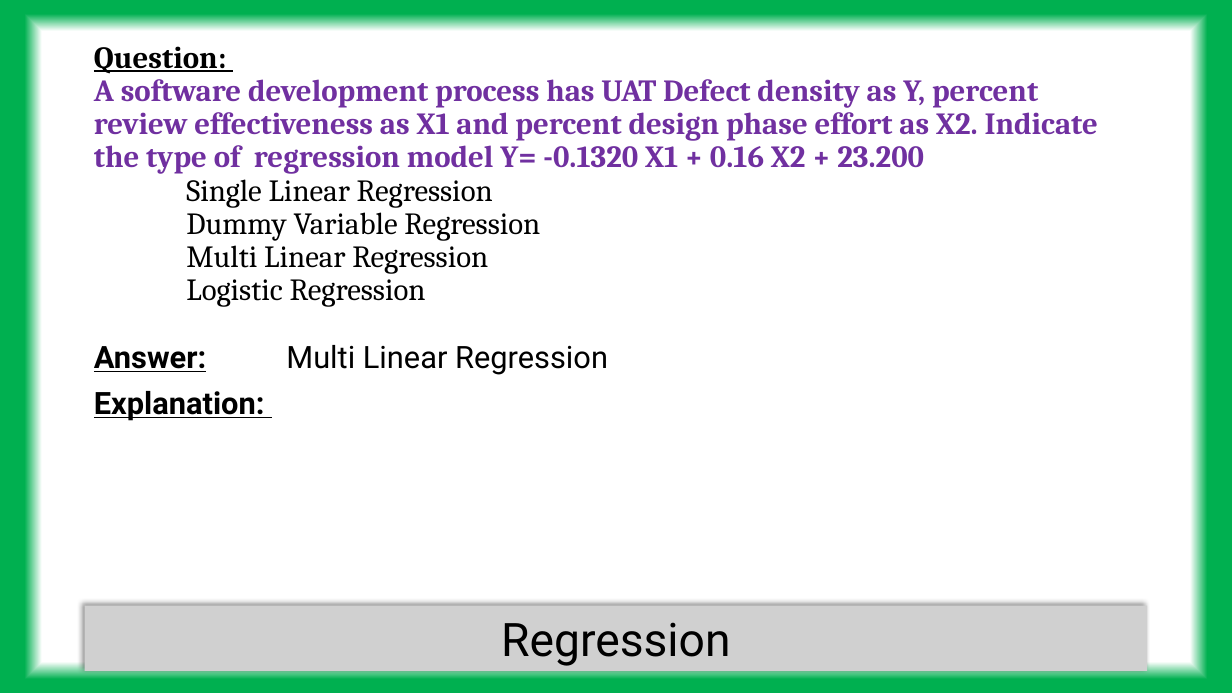
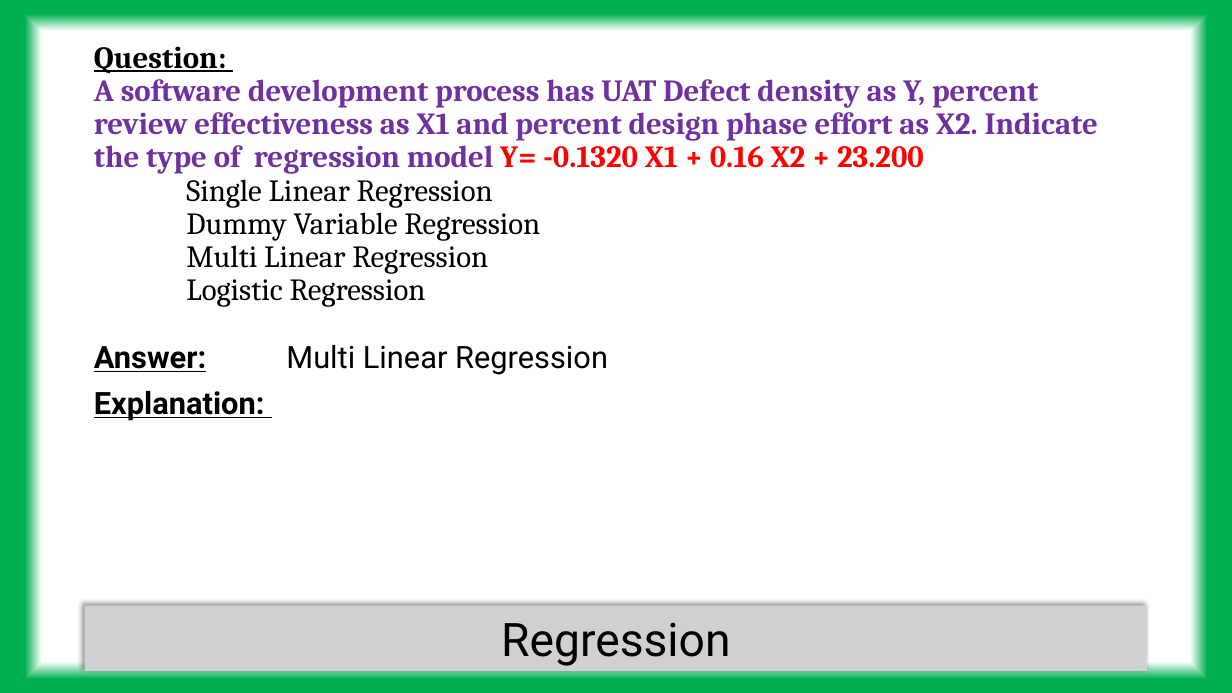
Before and after one commit to tanmoyie/Quality-Control, a slide deck: slide 30 of SSYB,SSGB Six Sigma Yellow Belt or Six Sigma Green Belt/SSGB questions and answers with explanation (SSYB as well).pptx (slide 31 before the commit). Drawn at 1232x693 pixels with LibreOffice and Linux fonts; fonts in the diff are those of the drawing; grey boxes stand for pictures. Boxes give left, top, right and bottom in pixels: in the first picture for what was removed or moved away, otherwise in the second. Text is boxed around its words. In the diff, an @@ line names an element or a change of style, - is before the commit and + after.

```diff
--- a/SSYB,SSGB Six Sigma Yellow Belt or Six Sigma Green Belt/SSGB questions and answers with explanation (SSYB as well).pptx
+++ b/SSYB,SSGB Six Sigma Yellow Belt or Six Sigma Green Belt/SSGB questions and answers with explanation (SSYB as well).pptx
@@ title "Question: A software development process ..." at (x1=94, y1=73, x2=1098, y2=274): text colour #7030A0 to #FF0000 in "Y= -0.1320 X1 + 0.16 X2 + ..." @@
```
Also in this commit, not shown: 8 other slides changed, 1 slide removed, 2 other files.
